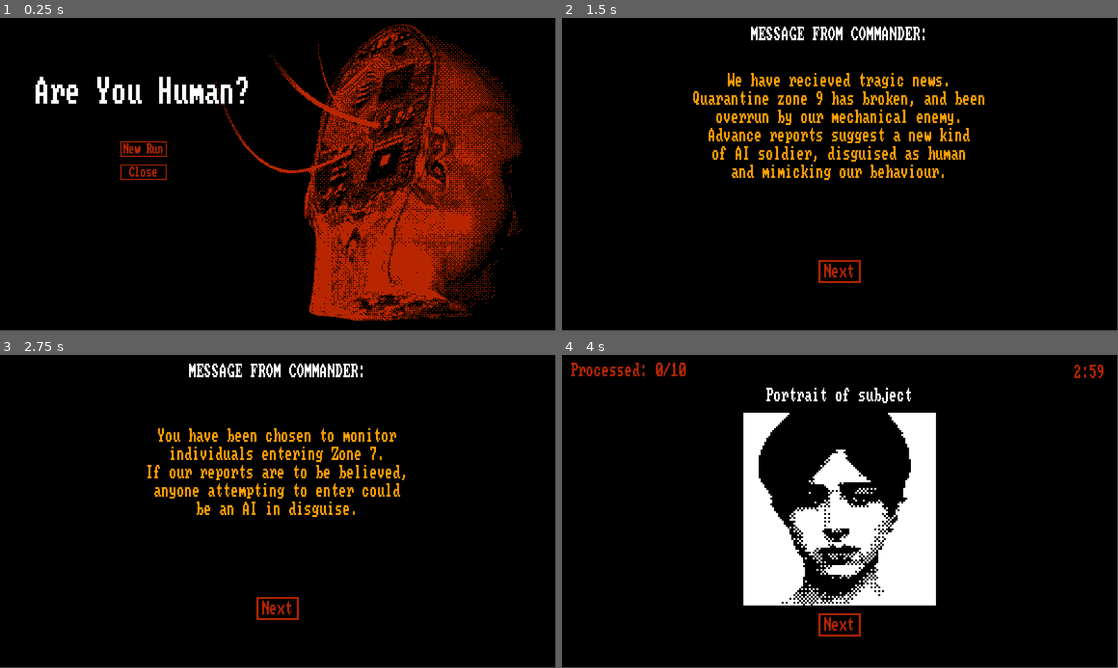
Above: before the commit, frames 1-4 (two rows, left to right).
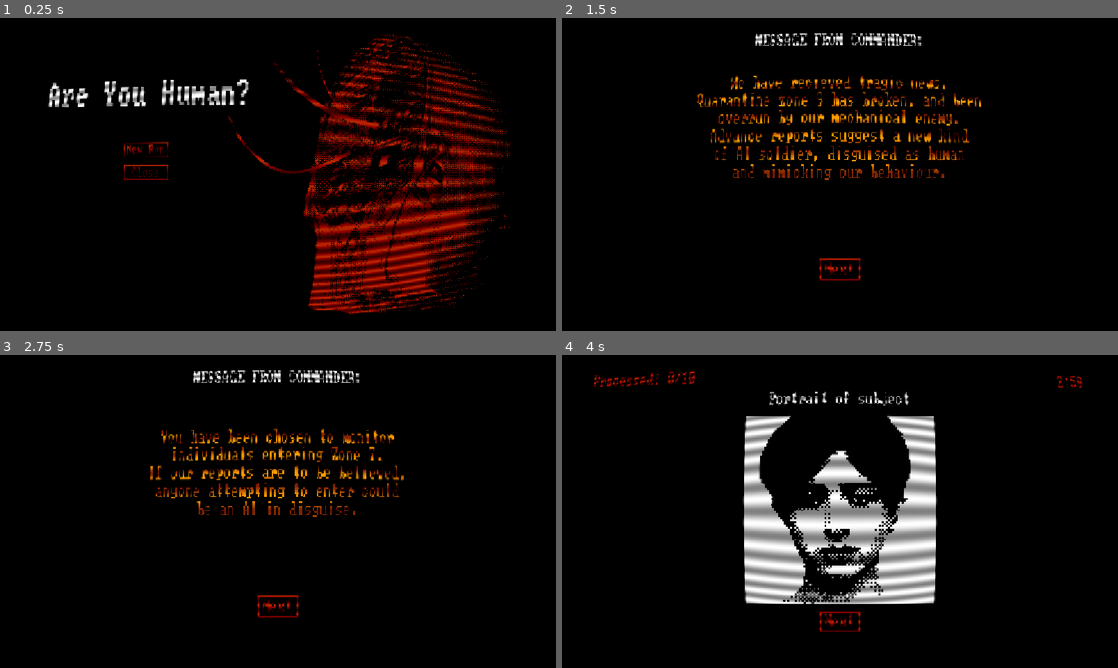
Above: after the commit, the same moments.

Repository: Evelyn-is-eepy/Man-VS-Machine-Game-Jam
Game: Godot game, scene res://Scenes/main_menu.tscn
The game is run twice, just before and just after one commit, with the same random seed, the same clock (stepped at 60 frames per second) and the same inputs.
Inputs:
- Up to frame 1 (0.25 s): no input
- Up to frame 2 (1.5 s): click "New Run" at 0.5 s; click "Next" at 1.25 s
- Up to frame 3 (2.75 s): click "Next" at 2 s
- Up to frame 4 (4 s): click "Next" at 2.75 s; click "Begin" at 3.5 s
In our replay, the window is 799x449 before the commit and 800x450 after it. These sizes can differ from the game's own. Grey fills any space a smaller window leaves; there, only what the larger window draws over its background counts as a difference.

The runs differ from the first frame. In frame 1, 23% of the frame differs, in the area x 6-94%, y 1-97%; in frame 2, 6.9%; in frame 3, 5.3%; in frame 4, 12%.

Commit message:
added shader

Diff:
--- /dev/null
+++ b/Assets/Shaders/crt_shader copy.gdshader
@@ -0,0 +1,26 @@
+shader_type canvas_item;
+
+uniform sampler2D screen_texture: hint_screen_texture, filter_nearest, repeat_disable;
+uniform float warp_amount : hint_range(0.0, 0.5) = 0.05;
+uniform float scanline_darkness : hint_range(0.0, 0.5) = 0.25;
+
+void fragment() {
+	vec2 screen_pixels = vec2(1152, 648) / 2.0;
+	// Called for every pixel the material is visible on
+	// Distort uv
+	vec2 uv = SCREEN_UV;
+	vec2 delta = SCREEN_UV - vec2(0.5, 0.5);
+	float warp_factor = dot(delta, delta) * warp_amount;
+	uv += delta * warp_factor;
+	// Add scanlines
+	float scanline_darkening = cos(screen_pixels.y * 2.0 * PI * (uv.y));
+	scanline_darkening *= scanline_darkness;
+	scanline_darkening += scanline_darkness;
+	COLOR = texture(screen_texture, uv, 0.0) - scanline_darkening;
+	// Cut off edges to avoid stretching
+	bool is_offscreen;
+	is_offscreen = !((uv.x < 0.0 || uv.x > 1.0) || (uv.y < 0.0 || uv.y > 1.0));
+	COLOR *= float(is_offscreen);
+	// Fix opacity
+	COLOR.a = 1.0;
+}
--- /dev/null
+++ b/Scenes/crt_effect.tscn
@@ -0,0 +1,20 @@
+[gd_scene format=3 uid="uid://ghojx5dhbsfo"]
+
+[ext_resource type="Shader" uid="uid://bnmqhg147bphp" path="res://Assets/Shaders/crt_shader copy.gdshader" id="1_fw52h"]
+
+[sub_resource type="ShaderMaterial" id="ShaderMaterial_4ghio"]
+shader = ExtResource("1_fw52h")
+shader_parameter/warp_amount = 0.250000011875
+shader_parameter/scanline_darkness = 0.25
+
+[node name="CanvasLayer" type="CanvasLayer" unique_id=1716290176]
+layer = 2
+
+[node name="ColorRect" type="ColorRect" parent="." unique_id=662007167]
+material = SubResource("ShaderMaterial_4ghio")
+anchors_preset = 15
+anchor_right = 1.0
+anchor_bottom = 1.0
+grow_horizontal = 2
+grow_vertical = 2
+mouse_filter = 2
--- a/project.godot
+++ b/project.godot
@@ -15,6 +15,15 @@
 config/features=PackedStringArray("4.6", "Forward Plus")
 config/icon="res://icon.svg"
 
+[autoload]
+
+CrtEffect="*uid://ghojx5dhbsfo"
+
+[display]
+
+window/size/mode=3
+window/stretch/mode="canvas_items"
+
 [physics]
 
 3d/physics_engine="Jolt Physics"
Not shown, added: Assets/Shaders/crt_shader copy.gdshader.uid
Not shown, changed: .DS_Store
Not shown, changed: Assets/.DS_Store
Not shown, changed: Assets/Sprites/.DS_Store
Not shown, added: Assets/Sprites/Hands/.DS_Store
Not shown, added: Assets/Sprites/Portraits/.DS_Store
